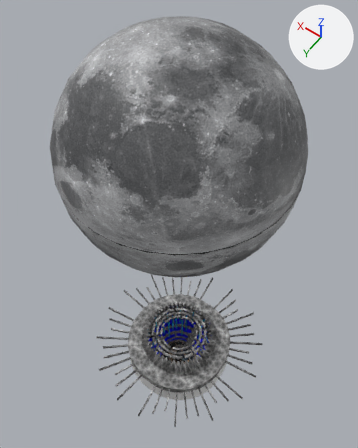
The FBX model Assets/MOON TEMPLE.fbx as it was, and as the next commit left it.
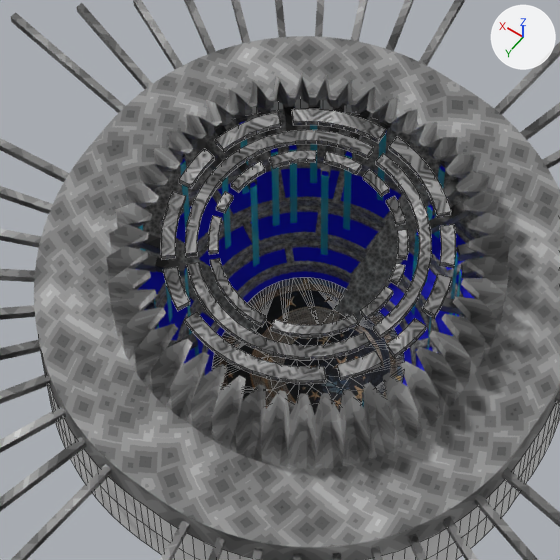
Each version is shown whole from a 50 mm lens placed at (-84.2, 118.0, 338.5), pointed at (11.5, -16.0, 127.9), then close up on the part from 34% to 63% of the width and 64% to 87% of the height. Every picture has the same lights, and +X, +Y and +Z are marked at upper right. The close-ups show mesh edges as thin lines.

Objects in the first close-up: 'Ring 1', 'Ring 2', 'Ring 3', 'Temple', 'Temple Floor', 'Temple Walls', 'Water'.
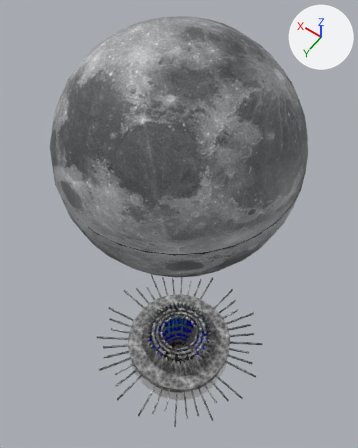
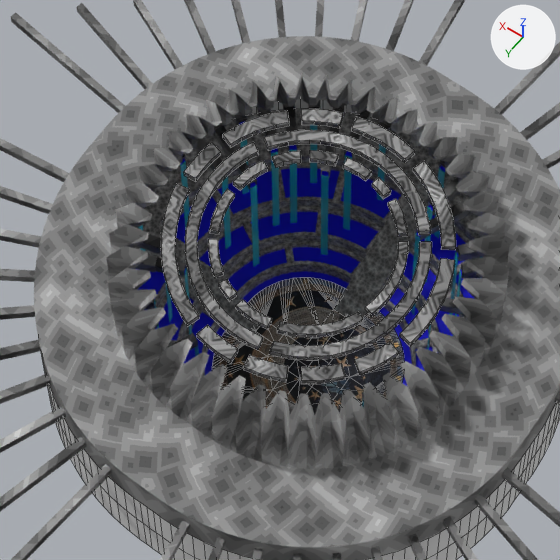
Location of each change, (x1, y1, x2, y2) in pixels of the close-ups (560 x 560 px):
```json
{"object": "Ring 1", "change": "turned", "before": [161, 109, 456, 384], "after": [161, 109, 456, 384]}
{"object": "Ring 2", "change": "turned", "before": [185, 130, 431, 360], "after": [185, 130, 431, 360]}
{"object": "Ring 3", "change": "turned", "before": [208, 150, 408, 338], "after": [208, 150, 408, 338]}
```

The change, as JSON lines over the scene's bpy script:
```json
{"op": "set", "path": "ob_ring_2.rotation_euler", "old": "(0.0, 0.0, 0.0)", "new": "(0.0, 0.0, 1.047)", "note": "degrees (0, 0, 0) -> degrees (0, 0, 60)"}
{"op": "set", "path": "ob_ring_3.rotation_euler", "old": "(0.0, 0.0, 0.0)", "new": "(0.0, 0.0, 1.047)", "note": "degrees (0, 0, 0) -> degrees (0, 0, 60)"}
{"op": "set", "path": "ob_ring_1.rotation_euler", "old": "(0.0, 0.0, 0.0)", "new": "(0.0, 0.0, -1.047)", "note": "degrees (0, 0, 0) -> degrees (0, 0, -60)"}
```
